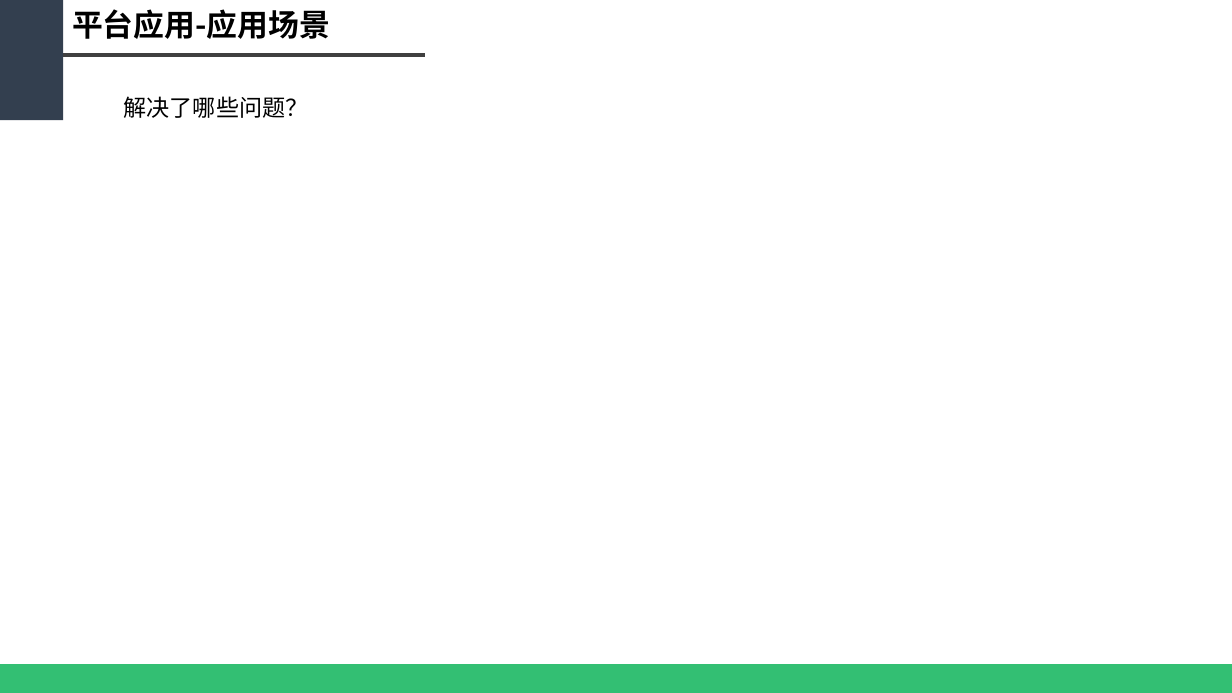
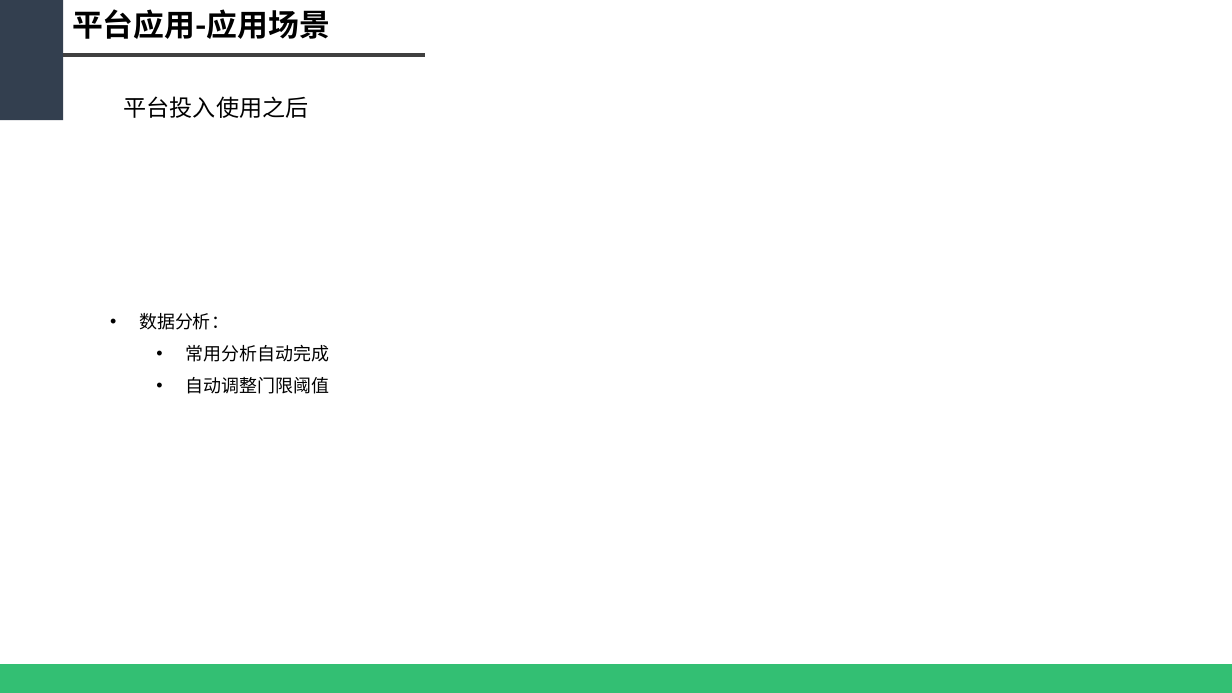
Before and after one commit to WeakX/Ref, a slide deck: slide 13 of 基于大数据的智慧网络运维平台_new[228].pptx (slide 12 before the commit). Drawn at 1232x693 pixels with LibreOffice and Linux fonts; fonts in the diff are those of the drawing. Boxes give left, top, right and bottom in pixels: in the first picture for what was removed or moved away, otherwise in the second. Text is boxed around its words. In the diff, an @@ line names an element or a change of style, - is before the commit and + after.

```diff
--- a/基于大数据的智慧网络运维平台_new[228].pptx
+++ b/基于大数据的智慧网络运维平台_new[228].pptx
@@ text at (124, 96, 309, 118): text changed @@
-解决了哪些问题？
+平台投入使用之后
@@ text added at (139, 313, 329, 394), 14 pt, text #000000 @@
+• 数据分析：
+  • 常用分析自动完成
+  • 自动调整门限阈值
```
Also in this commit, not shown: 3 other slides changed, 13 slides added, 1 other file.
